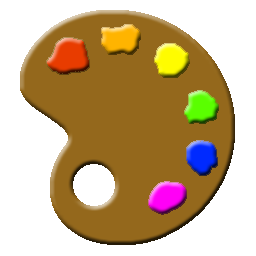
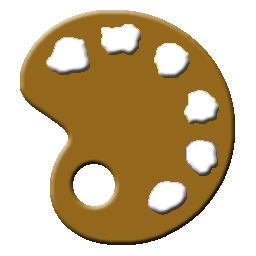
Layer changes from the first 256 x 256 image to the second:
added layer "Layer 2 copy 5" above "Layer 2 copy 4" over bbox(148, 181, 187, 215)
added layer "Layer 2 copy 4" above "Layer 2 copy 3" over bbox(186, 140, 218, 176)
added layer "Layer 2 copy 3" above "Layer 2 copy 2" over bbox(184, 90, 219, 124)
added layer "Layer 2 copy 2" above "Layer 2 copy" over bbox(154, 43, 190, 78)
added layer "Layer 2 copy" above "Layer 2" over bbox(101, 24, 141, 55)
painted on "Layer 2" over bbox(46, 24, 219, 215)
